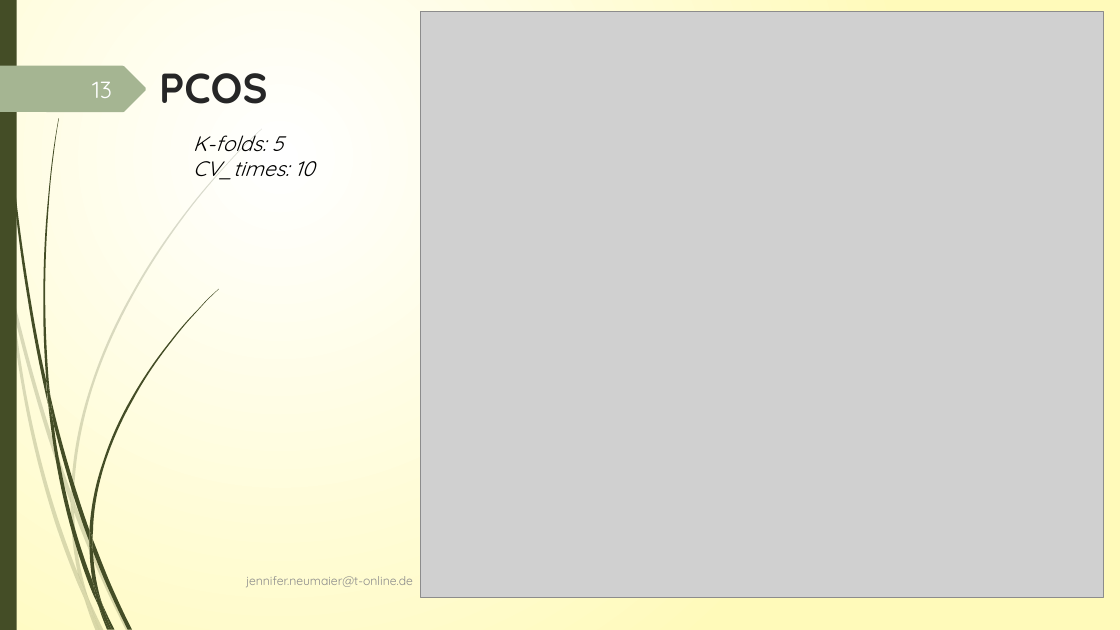
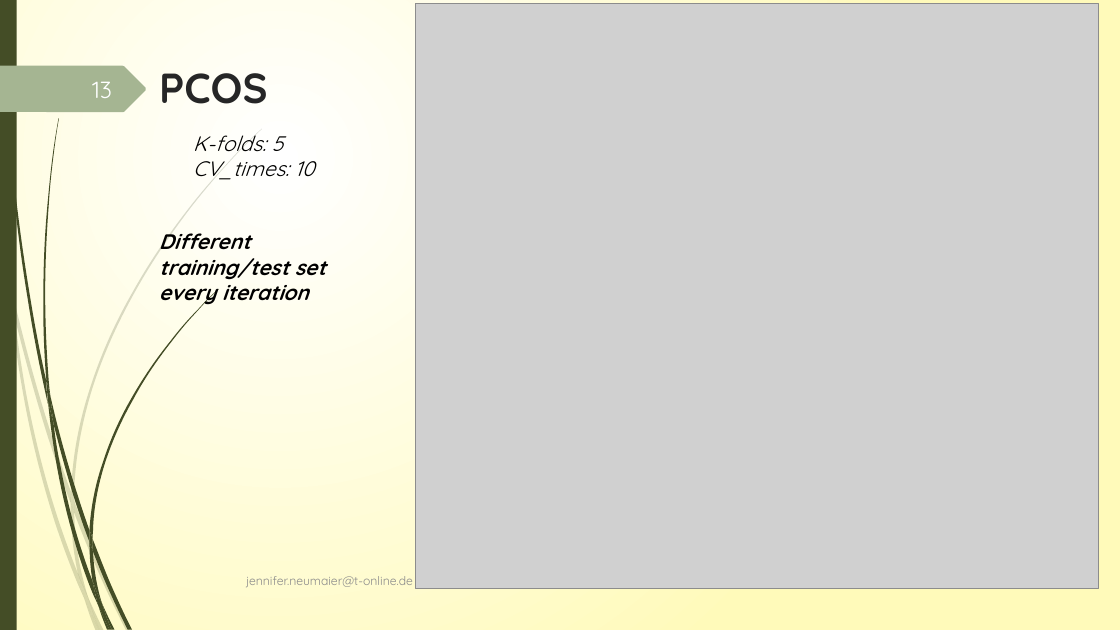
Before and after one commit to JenniferNeumaier/ml_coda, a slide deck: slide 13 of doc/Project_structure_notes.pptx. Drawn at 1120x630 pixels with LibreOffice and Linux fonts; fonts in the diff are those of the drawing; grey boxes stand for pictures. Boxes give left, top, right and bottom in pixels: in the first picture for what was removed or moved away, otherwise in the second. Text is boxed around its words. In the diff, an @@ line names an element or a change of style, - is before the commit and + after.

```diff
--- a/doc/Project_structure_notes.pptx
+++ b/doc/Project_structure_notes.pptx
@@ picture: place and size @@
-picture at [420,12,1103,597]
+picture at [416,3,1099,589]
@@ text added at [159,227,326,306], 18 pt, text #000000, bold, italic @@
+Different training/test set every iteration
```
Also in this commit, not shown: 22 other slides changed, 35 other files.
